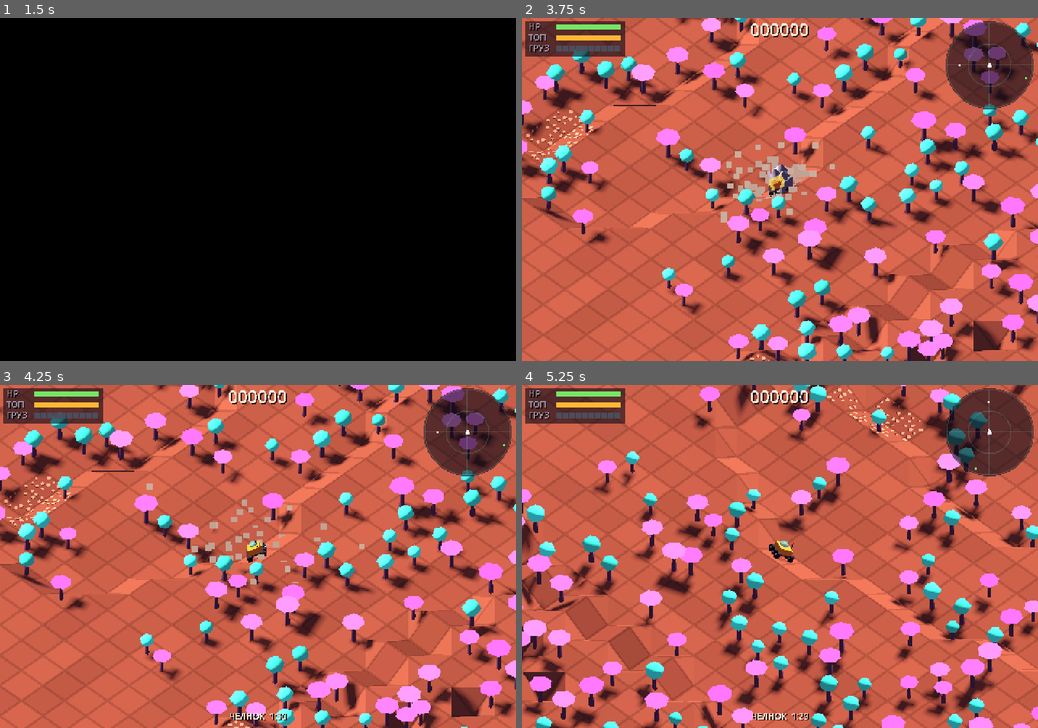
Above: before the commit, frames 1-4 (two rows, left to right).
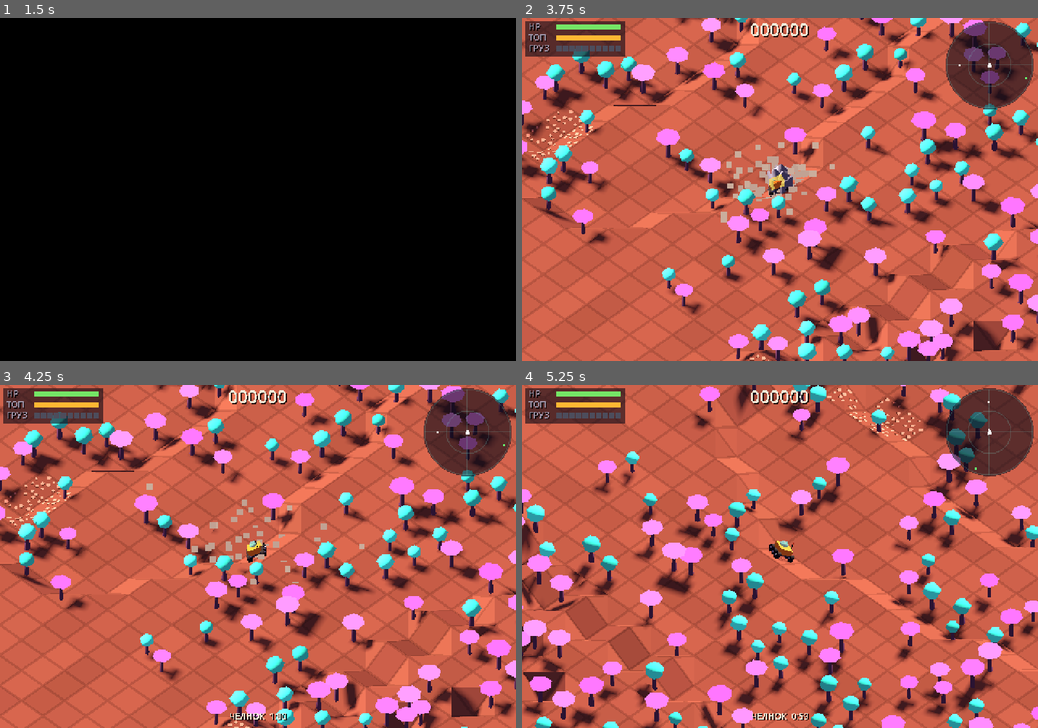
Above: after the commit, the same moments.

Repository: nogitjusthub/explorer
Game: Godot game, scene res://src/main/main.tscn
The game is run twice, just before and just after one commit, with the same random seed, the same clock (stepped at 60 frames per second) and the same inputs.
Inputs (mouse positions are in pixels of both pictures, inside the frame that each line leads up to):
- Up to frame 1 (1.5 s): click "ВЫСАДКА [F]" at 0.5 s; tap Enter (ui_accept) at 1.25 s; move the mouse to (371, 172) at 1.27 s; hold D (move_right) from 1.28 s (still down); tap Q (cam_left) at 1.35 s; click (371, 172) at 1.42 s
- Up to frame 2 (3.75 s): tap Enter (ui_accept) at 1.52 s; release D (move_right) at 2 s; drag from (676, 206) to (754, 258) at 2.02 s; move the mouse to (831, 114) at 2.77 s; hold D (move_right) 2.78-3.5 s; hold F (radio) 2.78-3.5 s; drag from (754, 258) to (625, 138) at 3.52 s
- Up to frame 3 (4.25 s): no input
- Up to frame 4 (5.25 s): move the mouse to (934, 607) at 4.27 s; hold A (move_left) 4.28-5 s; tap E (cam_right) at 4.35 s; tap Enter (ui_accept) at 4.52 s; tap R (restart) at 4.9 s; drag from (625, 505) to (702, 470) at 5.02 s

Frame 1 is identical in both runs. In frame 2, less than 0.1% of the frame differs, in the area x 12-51%, y 8-51%; in frame 3, less than 0.1%; in frame 4, less than 0.1%, in the area x 12-98%, y 8-98%.

Commit message:
Мир грузится в трюме, челнок чаще, полоса груза во всю ширину
Loading:
- The hangar shows right away; the world around the start loads in the
  background with a 12 ms job budget instead of a synchronous preload
  (seconds of black screen in the browser). Pressing "Высадка" early
  holds the fade with "загрузка мира…" until WorldStreamer.ready_around()
  reports the start area is built; then the landing point is picked and
  the drop starts.

Balance:
- Shuttle schedule min(60 + 15k, 120) s (was min(90 + 30k, 180)): the
  hold filled up long before the shuttle came.

HUD:
- Cargo cells span the full width of the HP and fuel bars for any hold
  size (12, 10 or 8 slots).

Debug:
- log-slow: the slow-frame line also reports chunks built that frame.

Co-Authored-By: Claude Opus 5.5 (1M context) <noreply@anthropic.com>
Claude-Session: https://claude.ai/code/session_01GJC6bC9e6XpvUUnT5cavAj

Diff:
--- a/data/balance_rules.gd
+++ b/data/balance_rules.gd
@@ -29,9 +29,9 @@
 @export var canister_fade_s: float = 600.0      ## за столько секунд плотность падает до floor
 
 @export_group("Shuttle")
-@export var shuttle_interval_base: float = 90.0
-@export var shuttle_interval_step: float = 30.0
-@export var shuttle_interval_max: float = 180.0
+@export var shuttle_interval_base: float = 60.0   ## трюм набирается быстро — челнок прилетает часто…
+@export var shuttle_interval_step: float = 15.0
+@export var shuttle_interval_max: float = 120.0   ## …и не реже раза в две минуты
 @export var shuttle_dist_base: float = 25.0
 @export var shuttle_dist_step: float = 15.0
 @export var shuttle_dist_max: float = 70.0
--- a/src/debug/dev_tools.gd
+++ b/src/debug/dev_tools.gd
@@ -69,6 +69,7 @@
 var _slow_frames := 0
 var _physics_seen := 0                 ## Engine.get_physics_frames() в прошлом кадре — сколько шагов физики было
 var script_usec := 0                   ## шаги игры (GameFlow) с прошлого кадра, мкс — копит main
+var _builds := 0                       ## сборок чанков (в т. ч. пересборок) с прошлого кадра — для --log-slow
 var _objects_at_start := 0
 var _presses: Array[Dictionary] = []    ## {action, at}
 var _clicks: Array[Dictionary] = []     ## {pos (пиксели рендера), at}
@@ -101,6 +102,8 @@
 
 
 func _ready() -> void:
+	if streamer != null:
+		streamer.chunk_built.connect(func(_c: Vector2i) -> void: _builds += 1)
 	if args.has("log-slow"):
 		# Время отрисовки кадра (ЦП и ГП) — чтобы отличить тормоза игры от тормозов рендера и браузера.
 		RenderingServer.viewport_set_measure_render_time(get_viewport().get_viewport_rid(), true)
@@ -187,6 +190,7 @@
 				_log_slow(dt)
 	_physics_seen = Engine.get_physics_frames()
 	script_usec = 0
+	_builds = 0
 	for action in _release:
 		var up := InputEventAction.new()
 		up.action = action
@@ -304,10 +308,10 @@
 ## браузер (сборка мусора, звук, драйвер). В вебе при бенчмарке строка уходит и на локальный сервер.
 func _log_slow(dt: float) -> void:
 	var vp := get_viewport().get_viewport_rid()
-	var line := "slow frame %.1f ms at %.2f s — game steps %.1f ms ×%d, jobs %.1f ms, render cpu %.1f / gpu %.1f ms, draws %d, objects %d" % [
+	var line := "slow frame %.1f ms at %.2f s — game steps %.1f ms ×%d, jobs %.1f ms, chunks built %d, render cpu %.1f / gpu %.1f ms, draws %d, objects %d" % [
 		dt * 1000.0, _elapsed,
 		script_usec / 1000.0, Engine.get_physics_frames() - _physics_seen,
-		scheduler.last_frame_usec / 1000.0 if scheduler != null else 0.0,
+		scheduler.last_frame_usec / 1000.0 if scheduler != null else 0.0, _builds,
 		RenderingServer.viewport_get_measured_render_time_cpu(vp),
 		RenderingServer.viewport_get_measured_render_time_gpu(vp),
 		Performance.get_monitor(Performance.RENDER_TOTAL_DRAW_CALLS_IN_FRAME),
--- a/src/main/main.gd
+++ b/src/main/main.gd
@@ -11,6 +11,7 @@
 const LANDING_TRIES := 40
 const SPAWN_HEADING := -PI * 0.75
 const SPAWN_PAD_OFFSET := 2.0     ## без десанта машина стоит на краю площадки — в зоне погрузки, не под челноком
+const HANGAR_JOB_BUDGET_USEC := 12000   ## в трюме кадр почти пустой — мир догружается быстрее
 
 var run_seed: int
 var terrain: TerrainData
@@ -41,6 +42,10 @@
 var _spawn := Vector2.ZERO
 var _over_timer := 0.0
 var _refused_key := -1             ## находка, на которую уже показали «трюм полон»
+var _hangar: HangarScreen
+var _world_pending := false        ## мир вокруг старта ещё грузится в фоне (пока игрок в трюме)
+var _begin_waiting := false        ## игрок уже нажал «Высадка» — ждём мир за затемнением
+var _job_budget := 0
 
 
 func _ready() -> void:
@@ -76,6 +81,7 @@
 		rig.turn_enabled = false
 		hud.visible = false
 		add_child(hangar)
+		_hangar = hangar
 
 
 func _build_world(args: Dictionary) -> void:
@@ -120,12 +126,19 @@
 	streamer.chunk_removed.connect(pickups.on_chunk_removed)
 
 	var spawn := _spawn_point(args)
-	var t0 := Time.get_ticks_usec()
-	streamer.preload_around(spawn)
-	if _plays_drop() and not args.has("spawn"):
-		spawn = _landing_point(spawn)
+	# Обычный старт — через трюм: он показывается сразу, а мир вокруг точки старта догружается задачами,
+	# пока игрок выбирает машину (в браузере синхронная загрузка — это секунды чёрного экрана).
+	_world_pending = not dev.skips_start() and not Settings.quick_restart
+	if _world_pending:
+		_job_budget = scheduler.budget_usec
+		scheduler.budget_usec = maxi(_job_budget, HANGAR_JOB_BUDGET_USEC)
+	else:
+		var t0 := Time.get_ticks_usec()
 		streamer.preload_around(spawn)
-	print("preload: %d chunks in %d ms" % [streamer.loaded_count(), (Time.get_ticks_usec() - t0) / 1000])
+		if _plays_drop() and not args.has("spawn"):
+			spawn = _landing_point(spawn)
+			streamer.preload_around(spawn)
+		print("preload: %d chunks in %d ms" % [streamer.loaded_count(), (Time.get_ticks_usec() - t0) / 1000])
 
 	var vehicle_id := StringName(args.get("vehicle", Settings.vehicle_id))
 	if Balance.vehicle(vehicle_id) == null:
@@ -134,6 +147,7 @@
 	vehicle.crawl_speed = rules.empty_crawl_speed
 	add_child(vehicle)
 	vehicle.place(spawn, SPAWN_HEADING)
+	vehicle.set_physics_process(not _world_pending)     # под незагруженным рельефом машине нечего делать
 	vehicle.damaged.connect(_on_vehicle_damaged)
 	vehicle.died.connect(_on_vehicle_died)
 	_spawn = spawn
@@ -199,7 +213,7 @@
 	add_child(_help)
 
 	var warmup := Warmup.new()
-	warmup.at = Vector3(spawn.x, vehicle.state.y, spawn.y)
+	warmup.at = Vector3(spawn.x, 0.0 if _world_pending else vehicle.state.y, spawn.y)
 	warmup.rules = rules
 	warmup.vehicle = vehicle
 	warmup.query = query
@@ -309,6 +323,12 @@
 
 
 func _begin() -> void:
+	if _world_pending:
+		# «Высадка» раньше, чем догрузился мир: трюм держит затемнение с надписью, пока мир не готов.
+		_begin_waiting = true
+		if _hangar != null and is_instance_valid(_hangar):
+			_hangar.waiting = true
+		return
 	if not dev.skips_start():
 		Settings.vehicle_id = String(vehicle.cls.id)
 		Settings.save_settings()
@@ -381,7 +401,25 @@
 	hud.radar.jammed = threats.radar_jammed()
 
 
+## Мир вокруг старта догрузился (трюм): точка высадки, машина на место, обычный бюджет задач.
+func _on_world_ready() -> void:
+	_world_pending = false
+	print("world ready in background: %d chunks, %d ms after start" % [streamer.loaded_count(), Time.get_ticks_msec()])
+	scheduler.budget_usec = _job_budget
+	if _plays_drop() and not dev.args.has("spawn"):
+		_spawn = _landing_point(_spawn)
+	vehicle.place(_spawn, SPAWN_HEADING)
+	vehicle.set_physics_process(true)
+	if _begin_waiting:
+		_begin_waiting = false
+		if _hangar != null and is_instance_valid(_hangar):
+			_hangar.waiting = false
+		_begin()
+
+
 func _process(dt: float) -> void:
+	if _world_pending and streamer.ready_around(_spawn):
+		_on_world_ready()
 	if phase == Phase.OVER:
 		_over_timer -= dt
 		if _over_timer <= 0.0:
--- a/src/terrain/world_streamer.gd
+++ b/src/terrain/world_streamer.gd
@@ -131,6 +131,24 @@
 		if e.state == State.GENERATING:
 			n += 1
 	return n
+
+
+## Мир вокруг точки готов: все чанки в радиусе загрузки собраны и ямы залиты (рельеф окончательный).
+func ready_around(pos: Vector2) -> bool:
+	if _pits_needed or _pit_job != null:
+		return false
+	var c0 := Grid.chunk_of_world(pos.x - R_LOAD, pos.y - R_LOAD)
+	var c1 := Grid.chunk_of_world(pos.x + R_LOAD, pos.y + R_LOAD)
+	for cz in range(c0.y, c1.y + 1):
+		for cx in range(c0.x, c1.x + 1):
+			var coord := Vector2i(cx, cz)
+			var x0 := float(cx * Grid.CHUNK)
+			var z0 := float(cz * Grid.CHUNK)
+			var dx := maxf(maxf(x0 - pos.x, pos.x - (x0 + Grid.CHUNK)), 0.0)
+			var dz := maxf(maxf(z0 - pos.y, pos.y - (z0 + Grid.CHUNK)), 0.0)
+			if sqrt(dx * dx + dz * dz) <= R_LOAD and not is_ready(coord):
+				return false
+	return true
 
 
 func is_ready(coord: Vector2i) -> bool:
--- a/src/ui/hud/hud.gd
+++ b/src/ui/hud/hud.gd
@@ -179,10 +179,13 @@
 	_text(Vector2(6, 21), "ТОП", 8, COLOR_FUEL_LOW if low and blink_on else COLOR_DIM)
 	_bar(Vector2(32, 16), fuel_frac, COLOR_FUEL_LOW if low else COLOR_FUEL, blink_on)
 	_text(Vector2(6, 31), "ГРУЗ", 8, COLOR_DIM)
-	var slot_w := mini(5, (BAR_W + 1) / maxi(_slots_max, 1) - 1)
-	for i in _slots_max:
-		var r := Rect2(32 + i * (slot_w + 1), 26, slot_w, 5)
-		_canvas.draw_rect(r, COLOR_SLOT if i < _slots else COLOR_SLOT_EMPTY)
+	# Ячейки трюма — во всю ширину полос HP и топлива при любом числе слотов: границы ячеек делят
+	# BAR_W + 1 пикселей поровну (с округлением), между ячейками — пиксель зазора.
+	var n := maxi(_slots_max, 1)
+	for i in n:
+		var x0 := roundi(i * (BAR_W + 1.0) / n)
+		var x1 := roundi((i + 1) * (BAR_W + 1.0) / n) - 1
+		_canvas.draw_rect(Rect2(32 + x0, 26, x1 - x0, 5), COLOR_SLOT if i < _slots else COLOR_SLOT_EMPTY)
 
 	_text(Vector2(0, 17), "%06d" % roundi(_score_shown), 16, COLOR_TEXT, HORIZONTAL_ALIGNMENT_CENTER, size.x)
 	var y := 30.0
--- a/src/ui/screens/hangar_screen.gd
+++ b/src/ui/screens/hangar_screen.gd
@@ -8,6 +8,9 @@
 ## Трюм — отдельный мир в SubViewport: свой свет и окружение, игровой мир под экраном не трогаем.
 
 signal started
+
+var waiting := false               ## мир ещё грузится: после «Высадки» держим затемнение с надписью
+var _loading: Label
 signal vehicle_changed(id: StringName)
 
 const VIEW := Vector2i(480, 320)
@@ -673,5 +676,26 @@
 			if c != _fade and c is CanvasItem:
 				(c as CanvasItem).visible = false
 		started.emit()
+	if waiting and _emitted:
+		_leave_t = minf(_leave_t, 0.2 + SINK_S + 0.1)   # затемнение не уходит, пока мир не готов
+		_fade.color.a = 1.0
+		_show_loading()
+		return
+	if _loading != null:
+		_loading.visible = false
 	if fade_out >= 1.0:
 		queue_free()
+
+
+## Надпись «загрузка мира…» поверх затемнения (точки бегут).
+func _show_loading() -> void:
+	if _loading == null:
+		_loading = Label.new()
+		_loading.add_theme_font_size_override(&"font_size", 8)
+		_loading.add_theme_color_override(&"font_color", Color(0.75, 0.72, 0.8))
+		_loading.horizontal_alignment = HORIZONTAL_ALIGNMENT_CENTER
+		_loading.position = Vector2(0, 152)
+		_loading.size = Vector2(480, 16)
+		add_child(_loading)
+	_loading.visible = true
+	_loading.text = "загрузка мира" + ".".repeat(Time.get_ticks_msec() / 400 % 4)
--- a/tests/unit/test_shuttle.gd
+++ b/tests/unit/test_shuttle.gd
@@ -9,9 +9,9 @@
 
 func test_schedule_intervals_and_distances() -> void:
 	var s := ShuttleScheduler.new(BalanceRules.new(), _fixed_pad(ShuttleScheduler.NO_PAD))
-	assert_eq(s.interval(0), 90.0)
-	assert_eq(s.interval(1), 120.0)
-	assert_eq(s.interval(5), 180.0, "capped")
+	assert_eq(s.interval(0), 60.0)
+	assert_eq(s.interval(1), 75.0)
+	assert_eq(s.interval(5), 120.0, "capped")
 	assert_eq(s.distance(0), 25.0)
 	assert_eq(s.distance(2), 55.0)
 	assert_eq(s.distance(9), 70.0, "capped")
@@ -25,7 +25,7 @@
 	s.announced.connect(func(_p: Vector3i) -> void: events.append("announced"))
 	s.landed.connect(func(_p: Vector3i) -> void: events.append("landed"))
 	s.departed.connect(func() -> void: events.append("departed"))
-	s.tick(59.0, Vector2.ZERO, false)
+	s.tick(29.0, Vector2.ZERO, false)
 	assert_false(s.has_pad(), "pad unknown until 30 s before landing")
 	s.tick(1.5, Vector2.ZERO, false)
 	assert_true(s.has_pad())
@@ -40,7 +40,7 @@
 	s.tick(rules.shuttle_window_s, Vector2.ZERO, false)
 	assert_eq(s.state, ShuttleScheduler.State.WAITING)
 	assert_eq(s.k, 1)
-	assert_eq(s.time_left, 120.0, "next interval counts from departure")
+	assert_eq(s.time_left, 75.0, "next interval counts from departure")
 	assert_false(s.has_pad())
 	assert_eq(events, ["announced", "landed", "departed"] as Array[String])
 
@@ -50,12 +50,12 @@
 	var s := ShuttleScheduler.new(BalanceRules.new(), _fixed_pad(Vector3i(10, 20, 5)))
 	var departed := [false]
 	s.departed.connect(func() -> void: departed[0] = true)
-	s.tick(91.0, Vector2.ZERO, false)
+	s.tick(61.0, Vector2.ZERO, false)
 	assert_eq(s.state, ShuttleScheduler.State.LANDED)
 	s.depart()
 	assert_true(departed[0])
 	assert_eq(s.state, ShuttleScheduler.State.WAITING)
-	assert_eq(s.time_left, 120.0)
+	assert_eq(s.time_left, 75.0)
 	departed[0] = false
 	s.depart()
 	assert_false(departed[0], "only a landed shuttle can depart")
Not shown, changed: docs/ARCHITECTURE.md
Not shown, changed: docs/GDD.md
